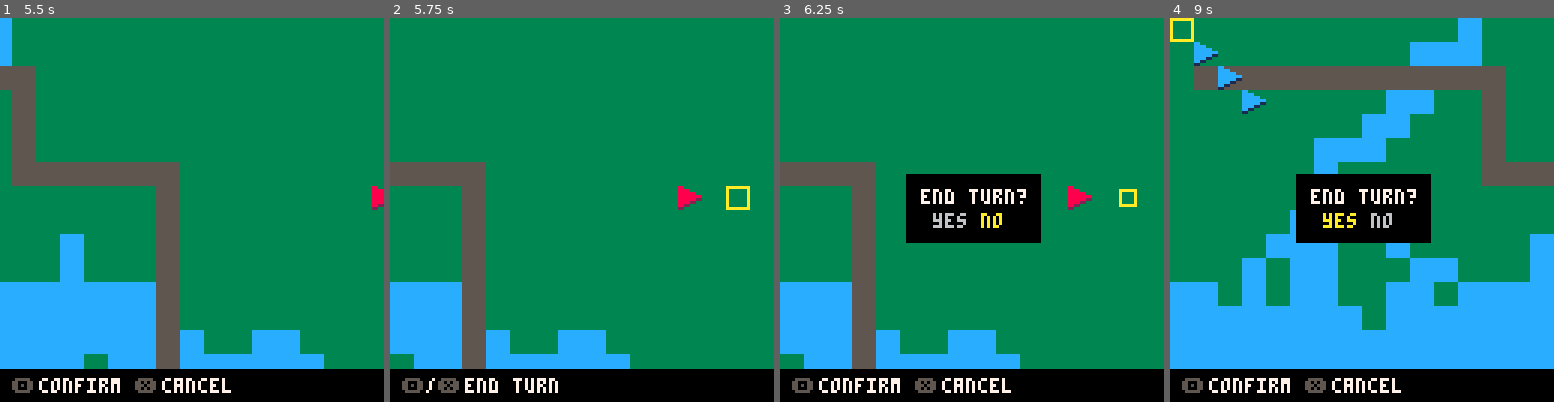
Above: before the commit, frames 1-4 (left to right).
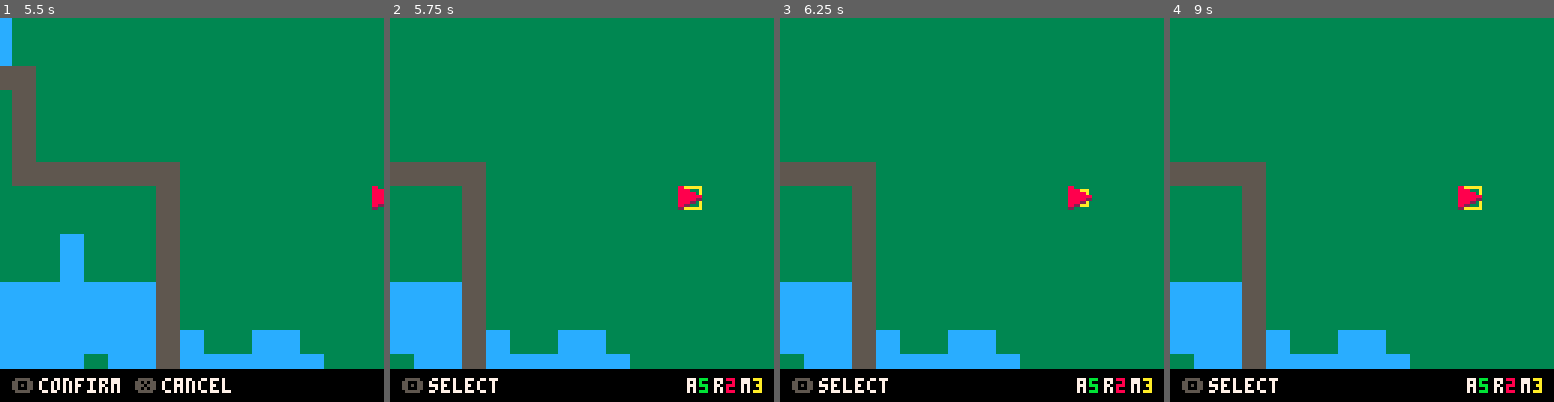
Above: after the commit, the same moments.

Repository: chrisallenlane/balance-of-power
Game: PICO-8 cartridge balance-of-power.p8
Two runs of this game, one before a commit and one after it. Both use one fixed random seed, a clock stepped at 60 frames per second and the inputs below.
Inputs:
- Up to frame 1 (5.5 s): tap O (Z key) at 0.33, 1.07, 2.22, 3.72, 5.22 s; tap Down at 0.7 s; tap X (X key) at 1.43, 2.07, 2.82, 3.57, 4.32, 5.07 s; hold Up 1.97-2.63 s; hold Right 2.68-3.02 s; hold Down 3.07-3.73 s; hold Left 3.78-4.12 s; hold Up 4.17-4.5 s; hold Left 4.55-5.05 s; hold Right from 5.1 s (still down)
- Up to frame 2 (5.75 s): keep holding Right
- Up to frame 3 (6.25 s): tap X (X key) at 5.82 s; release Right at 5.93 s; hold Up from 5.98 s (still down)
- Up to frame 4 (9 s): tap X (X key) every 0.75 s from 6.57 to 8.82 s; release Up at 6.65 s; hold Right 6.7-7.03 s; tap O (Z key) at 6.72, 8.22 s; hold Down 7.08-7.75 s; hold Left 7.8-8.13 s; hold Up 8.18-8.52 s; hold Left from 8.57 s (still down)

Frame 1 is identical in both runs. In frame 2, 1.2% of the frame differs, in the area x 9-97%, y 43-98%; in frame 3, 7.7%; in frame 4, 42%, in the area x 0-100%, y 0-98%.

Commit message:
feat(Inputs): 2-player controls
Implement proper support for 2-player controls (whereby both players may
each use their own controller, rather than share a single one.)

Diff:
--- a/src/inputs.lua
+++ b/src/inputs.lua
@@ -8,12 +8,12 @@
 }
 
 -- Poll the inputs. This runs once per update loop.
-function Inputs:poll()
+function Inputs:poll(player)
     local ins = {self.left, self.right, self.up, self.down, self.no, self.yes}
 
     for _, input in pairs(ins) do
         -- record button press state for the current and previous frame
         input.pressed.prev = input.pressed.cur
-        input.pressed.cur = btn(input.btn)
+        input.pressed.cur = btn(input.btn, player - 1)
     end
 end
--- a/src/main.lua
+++ b/src/main.lua
@@ -16,7 +16,7 @@
 end
 
 function _update60()
-    Inputs:poll()
+    Inputs:poll(Player.player)
     Game.screen:update()
 end
 
